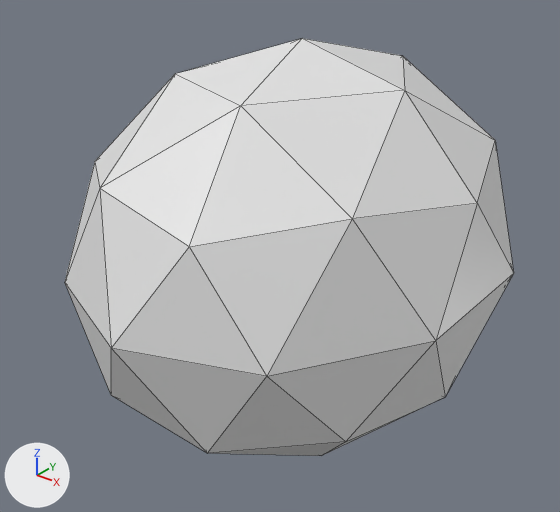
One commit to the FBX model Assets/3D_Models/BlackHole.fbx: the scene before it, then after it.
Rendered twice from a 50 mm camera at (2.4, -3.18, 1.86) aimed at (-0.07, -0.09, -0.05). Every picture has the same lights, and +X, +Y and +Z are marked at lower left. Mesh edges are drawn as thin lines.
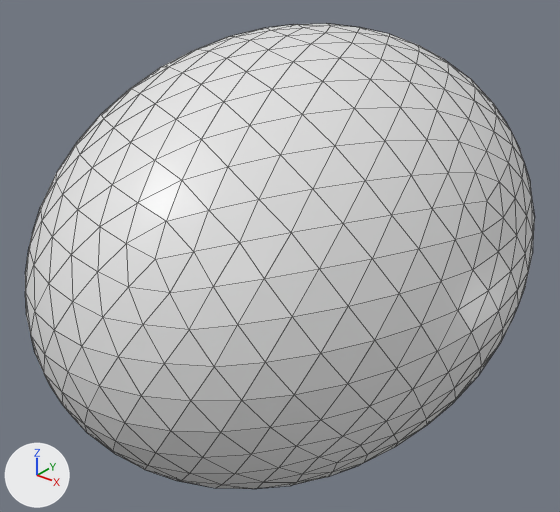
Boxes [x1, y1, x2, y2] around the edits, measured in the pictures (560 x 512 px):
'Icosphere.001', reshaped (13% wider, 11% taller): before [65, 38, 514, 456]; after [25, 23, 534, 489]

What changed in the scene script:
```text
Change me_icosphere_001:
    used by ob_icosphere_001; location = (0.0, 0.0, 0.0)
    remove me_icosphere_001.from_pydata(...)  # 42 vertices, 80 faces; spans x -1.09..1.09, y -1.37..1.37, z -1.14..1.14
    add me_icosphere_001.from_pydata(...)  # 642 vertices, 1280 faces; spans x -1.19..1.19, y -1.61..1.61, z -1.19..1.19
    me_icosphere_001 part 1: 42 vertices removed from x -1.09..1.09, y -1.37..1.37, z -1.14..1.14; 642 vertices added at x -1.19..1.19, y -1.61..1.61, z -1.19..1.19, forming an icosphere of 1280 faces
```
